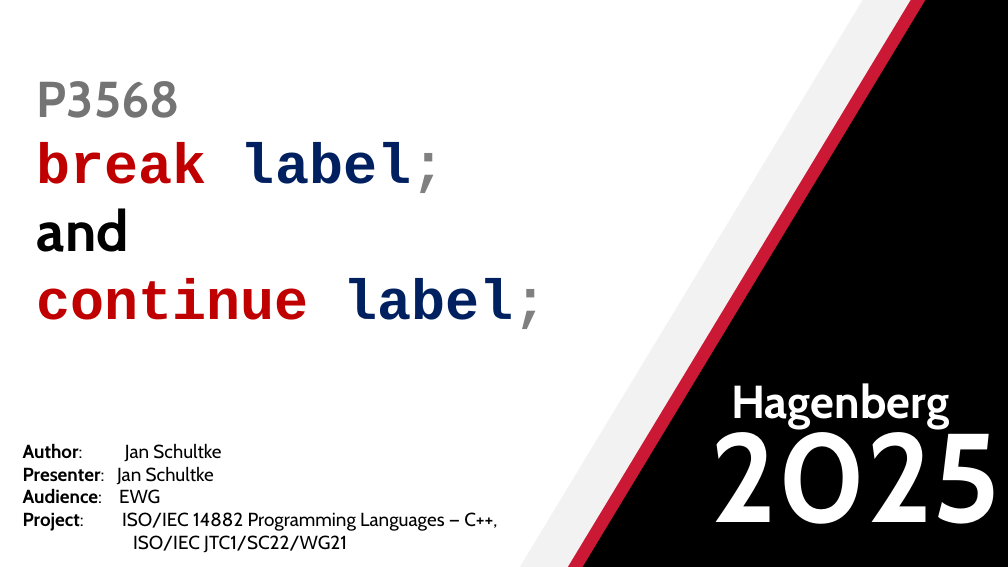
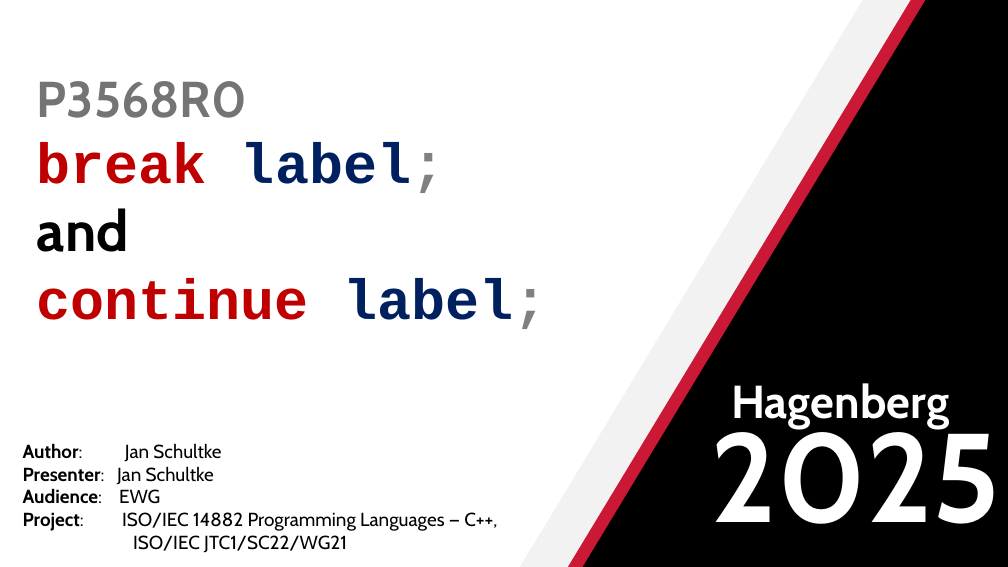
Before and after one commit to Eisenwave/cpp-proposals, a slide deck: slide 1 of slides/p3568-slides.pptx. Drawn at 1008x567 pixels with LibreOffice and Linux fonts; fonts in the diff are those of the drawing. Boxes give left, top, right and bottom in pixels: in the first picture for what was removed or moved away, otherwise in the second. Text is boxed around its words. In the diff, an @@ line names an element or a change of style, - is before the commit and + after.

Commit message:
slide fixes

```diff
--- a/slides/p3568-slides.pptx
+++ b/slides/p3568-slides.pptx
@@ text at box(37, 81, 247, 118): text changed @@
-P3568
+P3568R0
```
Also in this commit, not shown: 2 other slides changed, 1 other file.
